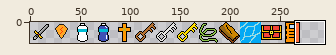
Two versions of one sprite sheet, resources/map/items.png. The first picture is a wide view before the edit; the outline marks the close-up.
Close-up. Old version:
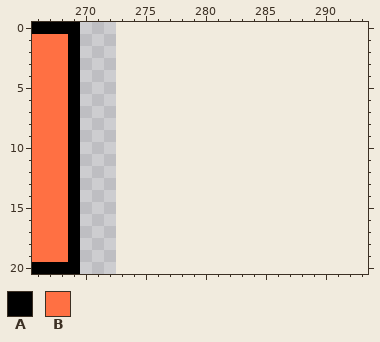
The file is 273x21 pixels. Shown: x 266..293, y 0..20. The old version is drawn lined up with the new one, on the new canvas.
Palette (. is transparent): A #000000  B #ff7043
Pixels before, first column x 266:
 0 AAAA
 1 BBBA
 2 BBBA
 3 BBBA
 4 BBBA
 5 BBBA
 6 BBBA
 7 BBBA
 8 BBBA
 9 BBBA
10 BBBA
11 BBBA
12 BBBA
13 BBBA
14 BBBA
15 BBBA
16 BBBA
17 BBBA
18 BBBA
19 BBBA
20 AAAA
Now the later version:
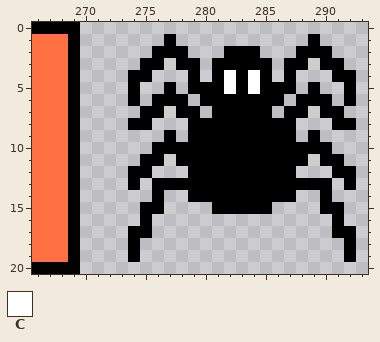
Colours new in this view: C #ffffff
Edits made:
canvas 273x21 -> 294x21
Changed rows in their new state; - is an unchanged pixel.
first column x 274:
 1 ---A-----------A---
 2 --AAA---AAA---AAA--
 3 -AA-AA-AAAAA-AA-AA-
 4 AA---A-ACACA-A---AA
 5 A--A-AAACACAAA-A--A
 6 A-AAA-AAAAAAA-AAA-A
 7 -AA-AA-AAAAA-AA-AA-
 8 AA---AAAAAAAAA---AA
 9 ---A-AAAAAAAAA-A---
10 --AAAAAAAAAAAAAAA--
11 -AA-AAAAAAAAAAA-AA-
12 AA---AAAAAAAAA---AA
13 A-AAAAAAAAAAAAAAA-A
14 --A--AAAAAAAAA--A--
15 -AA----AAAAA----AA-
16 -A---------------A-
17 AA---------------AA
18 A-----------------A
19 A-----------------A
